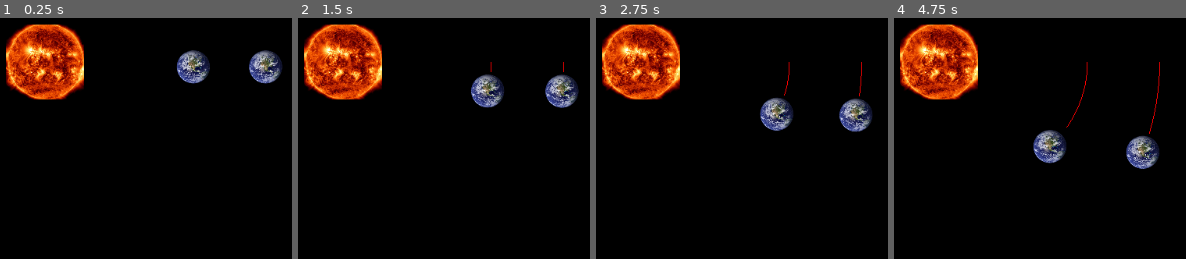
Above: before the commit, frames 1-4 (left to right).
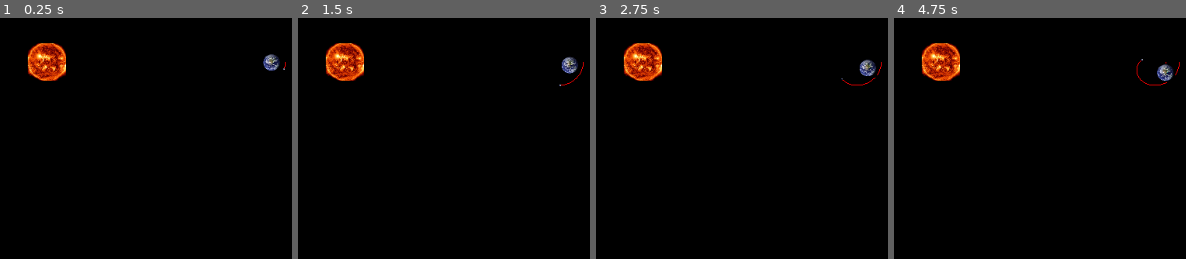
Above: after the commit, the same moments.

Repository: jarkonik/gravity
Game: Godot game, scene res://Main.tscn
Two runs of this game, one before a commit and one after it. Both use one fixed random seed, a clock stepped at 60 frames per second and the inputs below.
Inputs:
- Up to frame 1 (0.25 s): no input
- Up to frame 2 (1.5 s): no input
- Up to frame 3 (2.75 s): no input
- Up to frame 4 (4.75 s): no input

The runs differ from the first frame. In frame 1, 9.6% of the frame differs, in the area x 2-98%, y 2-35%; in frame 2, 10%; in frame 3, 10%; in frame 4, 10%, in the area x 2-98%, y 2-63%.

Commit message:
impr

Diff:
--- a/Main.tscn
+++ b/Main.tscn
@@ -39,12 +39,27 @@
 
 [node name="Earth" parent="Planets" index="0" instance=ExtResource( 2 )]
 
-[node name="Mars" parent="Planets" index="1" instance=ExtResource( 2 )]
+position = Vector2( 1160, 0 )
+scale = Vector2( 0.05, 0.05 )
+velocity = Vector2( 0, 10 )
+mass = 50000
+is_static = false
+gravity_source = true
 
-position = Vector2( 1130, 0 )
+[node name="Moon" parent="Planets" index="1" instance=ExtResource( 2 )]
 
-[node name="Sun" type="Sprite" parent="." index="2"]
+position = Vector2( 1230, 0 )
+scale = Vector2( 0.005, 0.005 )
+velocity = Vector2( 0, 150 )
+mass = 500
+is_static = false
+gravity_source = true
 
-scale = Vector2( 0.2, 0.2 )
+[node name="Sun" parent="Planets" index="2" instance=ExtResource( 2 )]
+
+position = Vector2( 10, 0 )
 texture = ExtResource( 3 )
-_sections_unfolded = [ "Transform" ]
+velocity = Vector2( 0, 0 )
+mass = 16000
+is_static = true
+gravity_source = true
--- a/Planet.gd
+++ b/Planet.gd
@@ -4,12 +4,14 @@
 # var a = 2
 # var b = "textvar"
 
-var velocity = Vector2(0, 100)
+export var velocity = Vector2(0, 0)
+
 var acceleration = Vector2(0, 0)
 export var mass = 1
+export var is_static = false
+export var gravity_source = true
 
-const SUN_MASS = 100000
-const GRAV_CONST = 100
+const GRAV_CONST = 20
 
 var path = []
 const PATH_COLOR = PoolColorArray([Color(1.0, 0.0, 0.0)])
@@ -19,17 +21,36 @@
 	# Initialization here
 	pass
 
-func force():
-	var val = (GRAV_CONST * mass * SUN_MASS) / position.length_squared()
-	var dir = -position.normalized()
+func object_force(object):
+	if !object.gravity_source:
+		return Vector2(0, 0)
+
+	var distance_vec = position - object.position
+	if distance_vec.length() <= 0:
+		return Vector2(0, 0)
+
+	var val = (GRAV_CONST * mass * object.mass) / distance_vec.length_squared()
+	var dir = -distance_vec.normalized()
 
 	return dir * val
 
+func force():
+	var siblings = get_parent().get_children()
+	var force = Vector2(0, 0)
+	for sibling in siblings:
+		force += object_force(sibling)
+	return force
+
 func _physics_process(delta):
+	if is_static:
+		return
+
 	position = position + velocity * delta
 	acceleration = force() / mass;
 	velocity += delta * acceleration;
 
+	if path.size() > 3000:
+		path.pop_front()
 	path.append(position)
 
 #func _process(delta):
